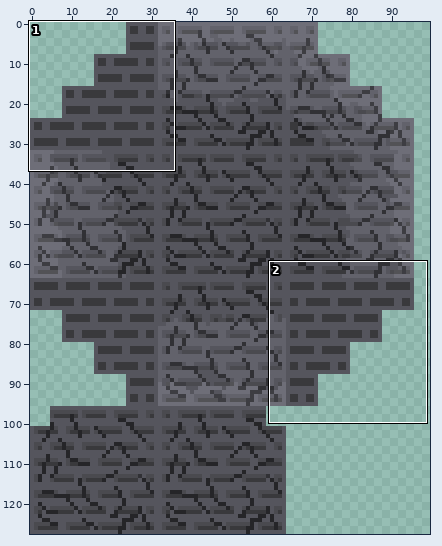
One commit to this sprite sheet: android/assets/tileset_ruin.png. The first picture is a wide view before the edit; the outline marks the close-up.
Close-up. As it was:
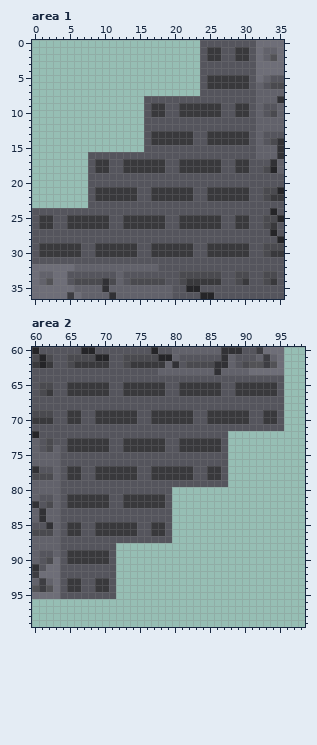
The file is 128x128 pixels. Colours within 5 levels of each other are drawn and written as one. Shown: area 1: x 0..35, y 0..36; area 2: x 60..98, y 60..99. The wide view leaves out empty margins. The commit also changed other parts of the picture, which this record leaves out.
And afterwards:
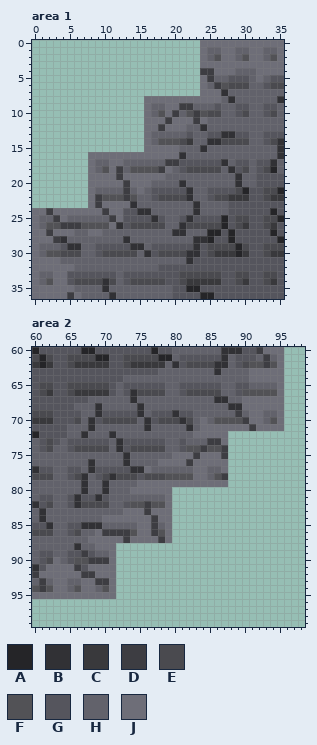
Palette (. is transparent): A #252528  B #313135  C #39393c  D #3d3d42  E #4a4a4f  F #525256  G #55555d  H #62626b  J #6e6e78
Diff:
Changed rows in their new state; - is an unchanged pixel.
Area 1:
first column x 0:
 0 ------------------------JJJJJJJJ
 1 ------------------------JHHJJHHJ
 2 ------------------------JHFJJHFJ
 3 ------------------------JJJJJJJJ
 4 ------------------------DDJJJHHH
 5 ------------------------JDHHGGGH
 6 ------------------------JHDFEEEH
 7 ------------------------JJJBHHHH
 8 ----------------JJJJJJJJJJJHBHHH
 9 ----------------JHHJJDDHHHGHHGGH
10 ----------------JHFJDHFDFEEHHGEH
11 ----------------JJJDJJJDJHHHHHHH
12 ----------------JJDJJJHHBHHHHHHH
13 ----------------JHHHHHGHHGGBBGGH
14 ----------------JHFFFE-HHBBEEEEH
15 ----------------JJJJJHHHBHHHHHHH
16 --------JJJJJJJJJJJJJBHHHHHHHHHH
17 --------JHHJJHHHHHHDDGGGGGGBHGGH
18 --------JHFJDHFFFFDJHGEEEEEHBGEH
19 --------JJJJDJJJJJJHHHHHHHHHHBHH
20 --------JJJJJDJJJHHHHBHHHHHHHBHH
21 --------JHHHHDHJHGGGGGBHHGGGGEA-
22 --------JDFFFDFHHGEEEEBHHGEE----
23 --------JDJJJJBHHHHHHHHBHHHH----
24 JJDJJJJJJJDJJ--BBHHHHHHBHHHH----
25 JHHDJHHHHHHDJGGGGBGHHGBGGGGA-EE-
26 JHFFDDDFFFFJBGEEEEEHHBEEEEEA-E--
27 JJDJJJHHJJHHHHHHHHHHBBHHHAA-A---
28 JJJDBHHHHHHHHBHHHHHHHHHBBA--A---
29 JHHHGBBHHGGGGGBBHGGGGGGB-EEEEAE-
30 JHFFEEEHHGEEEEEHBGEEEEBB-E---A--
31 JJJJHHHHHHHHHHHHHHHHHHB---------
Area 2:
first column x 64:
 64 ---------HHHHHHHHHHHHHHHHHHJJJJJ
 65 -EEEEEE-HGGGGGGHHGGGGGGHHGGHHHHJ
 66 -E------HGBEEEEHHGEEEEEHHGFFFFFJ
 67 ----HHHHHHBHHHHHHHHHHHBBHHJJJJJJ
 68 --HHHBHHHHHBHHHHHHHHHHHHBBJJJJJJ
 69 -GGHHBGGGGGBHGGGBGGHHHHHHDHJJHHJ
 70 -GEHBGEEEEEHBGEEEBEHJHFFFFDJJHFJ
 71 -HHHBHHHHHHHBHHHHHBHJJJJJJJDJJJJ
 72 -HHBHHHBHHHHHHHHHHHJJJJJ--------
 73 HGGGGGGHBGGGGGGHHGHHHDDJ--------
 74 HGEEEEEHBGEEEEEHHGFFDFFD--------
 75 HHHHHHHHHBHHHHHHJJJDJJJD--------
 76 HHHHBHHHHBHHHHJJJJDJJJJJ--------
 77 HGGHBGGGGGBBJHHHHHHJJHHJ--------
 78 HGEBHGEBEEE-EEEFFFFJJHFD--------
 79 HHHBHHBHHHHJJJJJJJJJJJJJ--------
 80 HHHBHHBHHHJJJJJJ----------------
 81 HGBGGBGHHHHHHHHJ----------------
 82 HGBEEEEHHGFFDFFJ----------------
 83 HHHHHHHHHJJJDJJJ----------------
 84 HHHHHHJJJJJJJDJJ----------------
 85 HGGBBBHHHHHJJDHJ----------------
 86 HGEHHJDDDDFJJDFJ----------------
 87 HHHHJJJJJDJJJJDJ----------------
 88 HHBHHJJJ------------------------
 89 HGGDGHHJ------------------------
 90 HGFFDDDJ------------------------
 91 JJD-JJJJ------------------------
 92 JJJDDJJJ------------------------
 93 JHHJJDDJ------------------------
 94 JHFJJHFJ------------------------
 95 JJJJJJJJ------------------------
Where, in picture pixels (left, top, right, bottom), the same in both close-ups:
changed: (32, 40, 256, 264)
changed: (60, 375, 284, 599)
